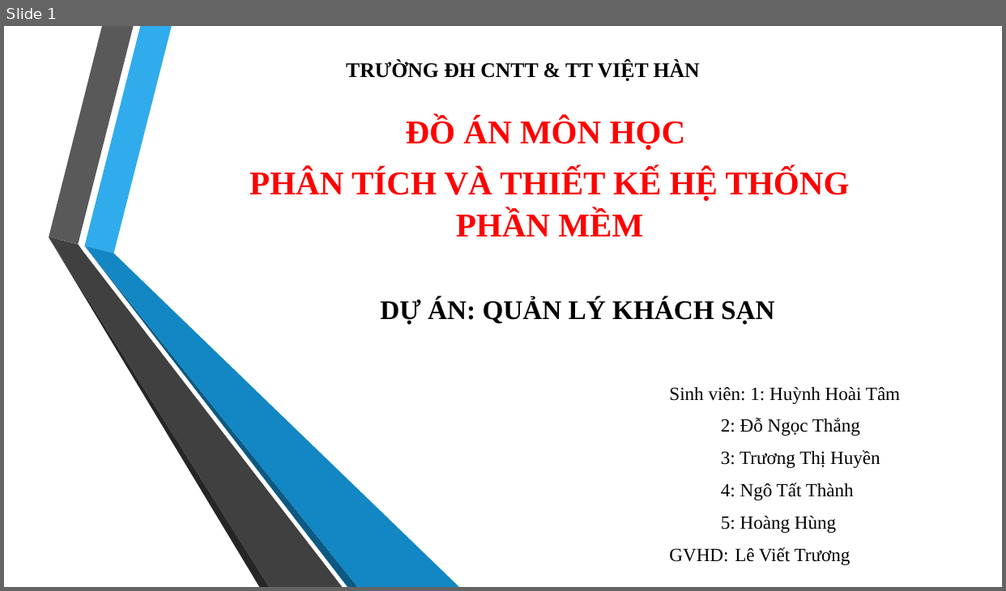
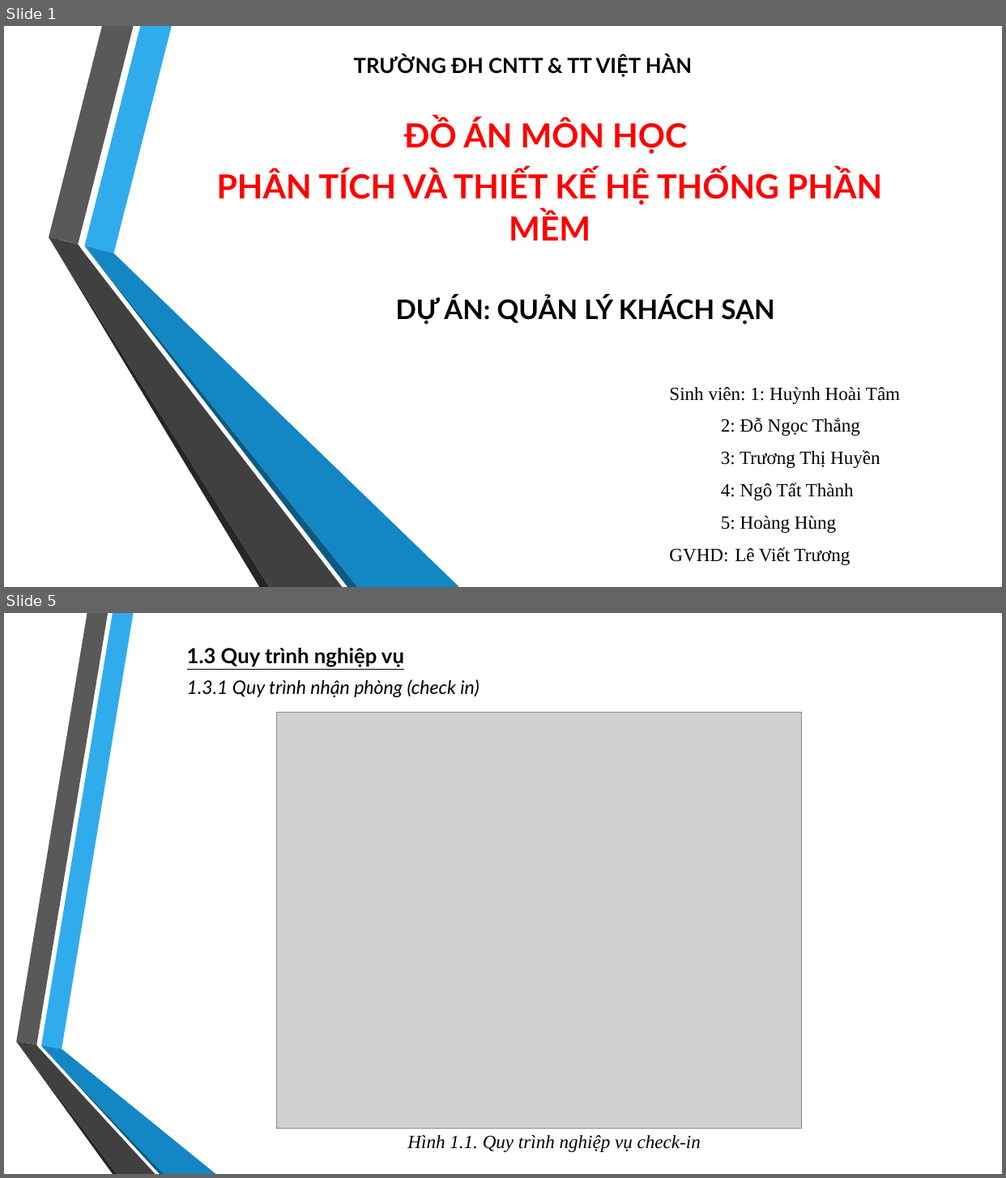
Before and after one commit to DaemonZZ/pttkht, a slide deck: QLKS.pptx. Shown one above the other, each under a label of ours: slide 1 before the commit, slides 1 and 5 after it; the slides between them are not shown. The pictures are 1006x591 and 1006x1178 pixels, drawn with LibreOffice and Linux fonts; fonts in the diff are those of the drawing; grey boxes stand for pictures; background and template pictures are left out. Boxes give left, top, right and bottom in pixels: in the first picture for what was removed or moved away, otherwise in the second. Text is boxed around its words. In the diff, an @@ line names an element or a change of style, - is before the commit and + after.

```diff
--- a/QLKS.pptx
+++ b/QLKS.pptx
@@ slide 5 added at <box>4,613,1002,1174</box>, background picture (left out) @@
@@ text added at <box>187,648,404,667</box>, 20 pt, text #000000, bold, underline @@
+1.3 Quy trình nghiệp vụ
@@ text added at <box>187,679,479,698</box>, 18 pt, text #000000, italic @@
+1.3.1 Quy trình nhận phòng (check in)
@@ picture added at <box>276,713,802,1128</box> @@
@@ group added at <box>16,613,216,1174</box>: 6 freeform shapes @@
@@ text added at <box>407,1135,701,1152</box>, 18 pt, text #000000, italic @@
+Hình 1.1. Quy trình nghiệp vụ check-in
@@ slide 1 changed as well @@
@@ font Times New Roman to Lato in 3 elements at <box>396,297,774,325</box>, <box>217,118,882,241</box>, <box>354,56,692,77</box> @@
```
Also in this commit, not shown: 5 other slides changed, 28 other slides added, 9 slides removed, 3 other files.
